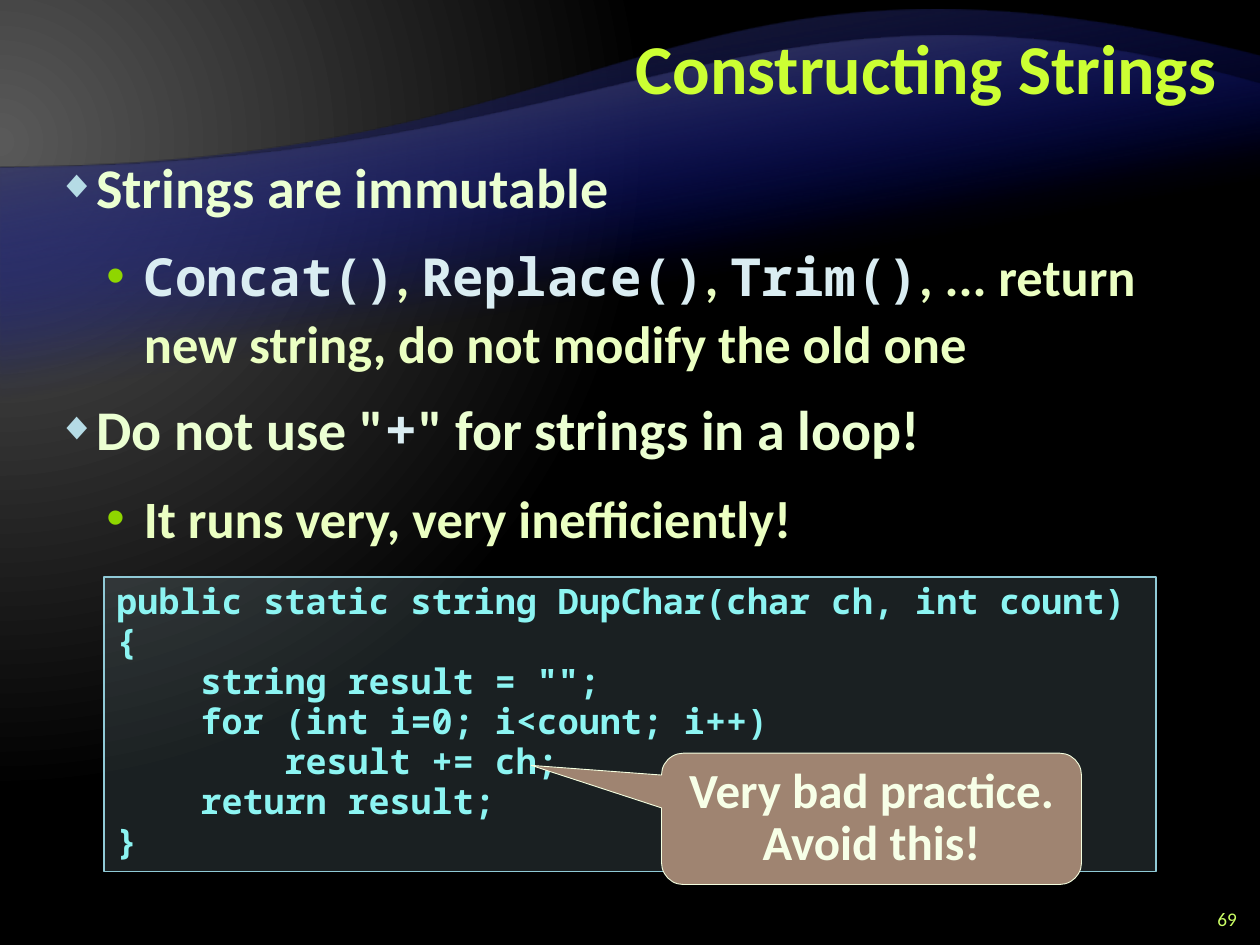
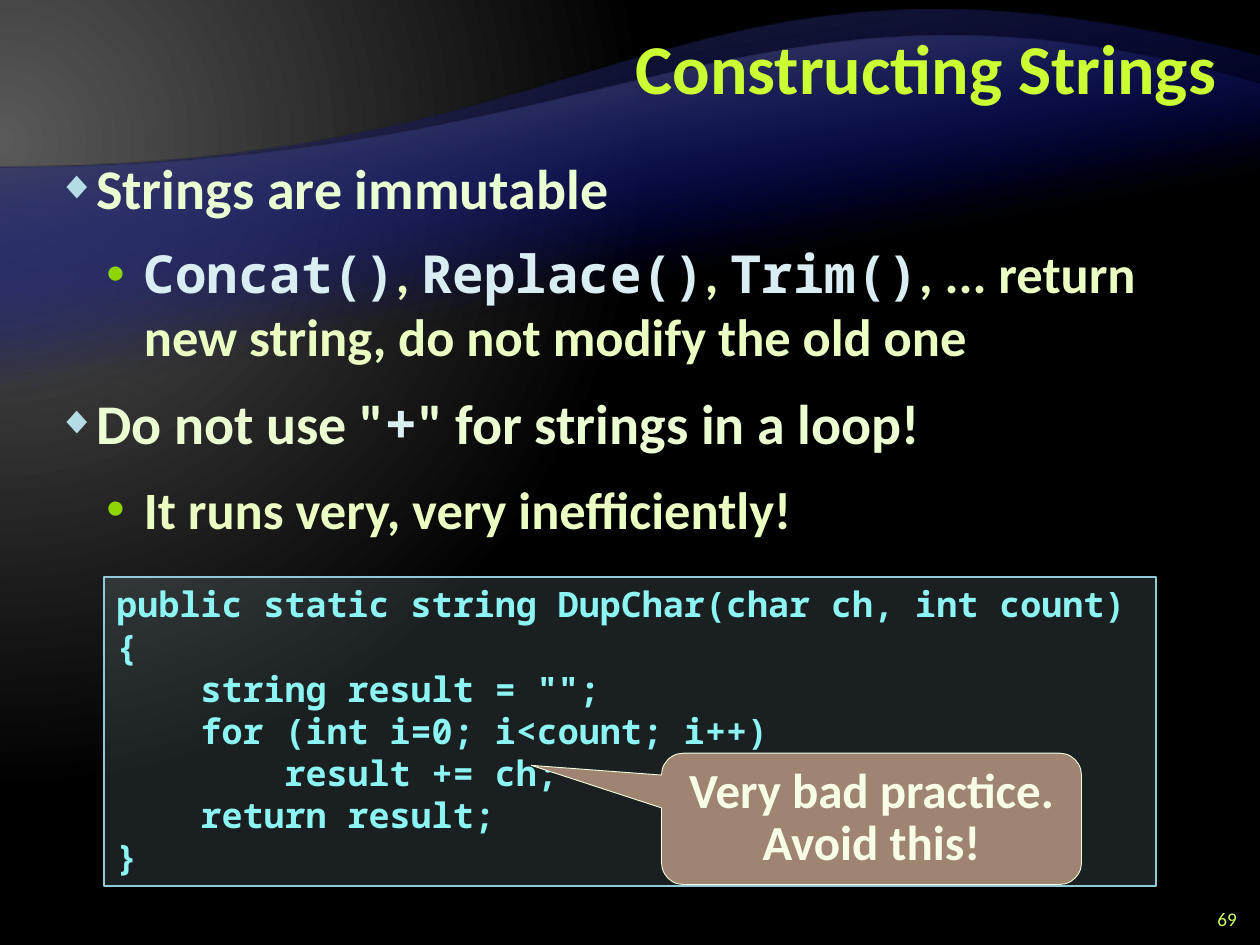
Before and after one commit to Graveheart/aspnetcourse, a slide deck: slide 69 of 2010/lectures/3. CSharp Language Overview - Part II.pptx. Drawn at 1260x945 pixels with LibreOffice and Linux fonts; fonts in the diff are those of the drawing; background and template pictures are left out. Boxes give left, top, right and bottom in pixels: in the first picture for what was removed or moved away, otherwise in the second. Text is boxed around its words. In the diff, an @@ line names an element or a change of style, - is before the commit and + after.

```diff
--- a/2010/lectures/3. CSharp Language Overview - Part II.pptx
+++ b/2010/lectures/3. CSharp Language Overview - Part II.pptx
@@ text "Strings are immutable" at (96,169,1135,538): line spacing 38pt to 1 @@
@@ rectangle "public static string DupChar(char ch, ...": place and size @@
-rectangle "public static string DupChar(char ch, ..." at (105,577,1157,872)
+rectangle "public static string DupChar(char ch, ..." at (105,577,1157,887)
@@ rectangle "public static string DupChar(char ch, ..." at (105,577,1157,887): line spacing 0.95 to 1 @@
```
Also in this commit, not shown: 88 other slides changed.
